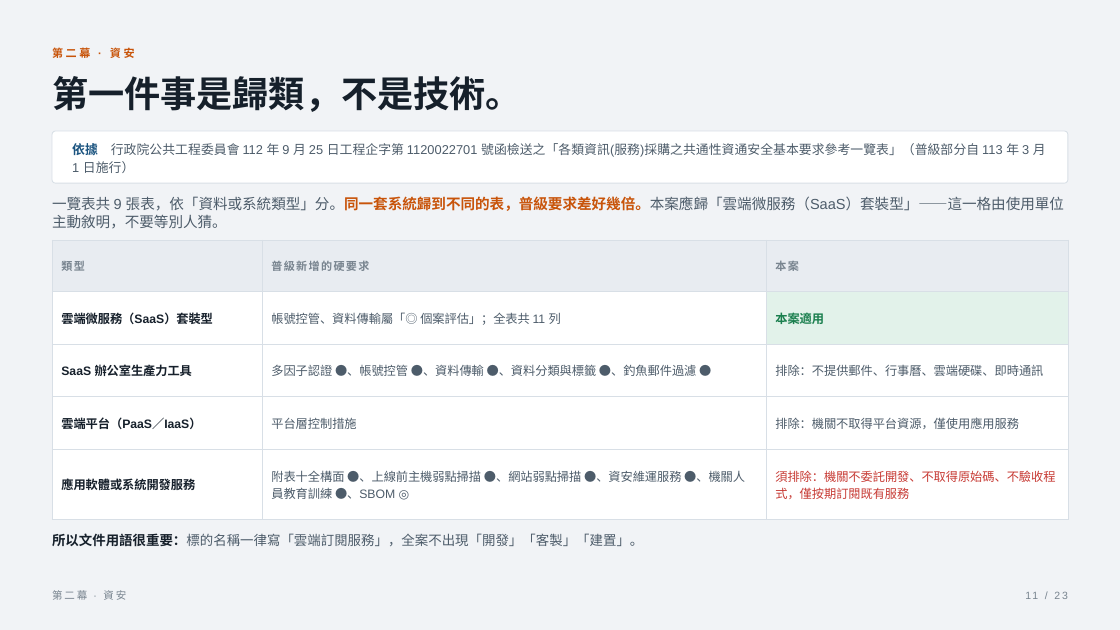
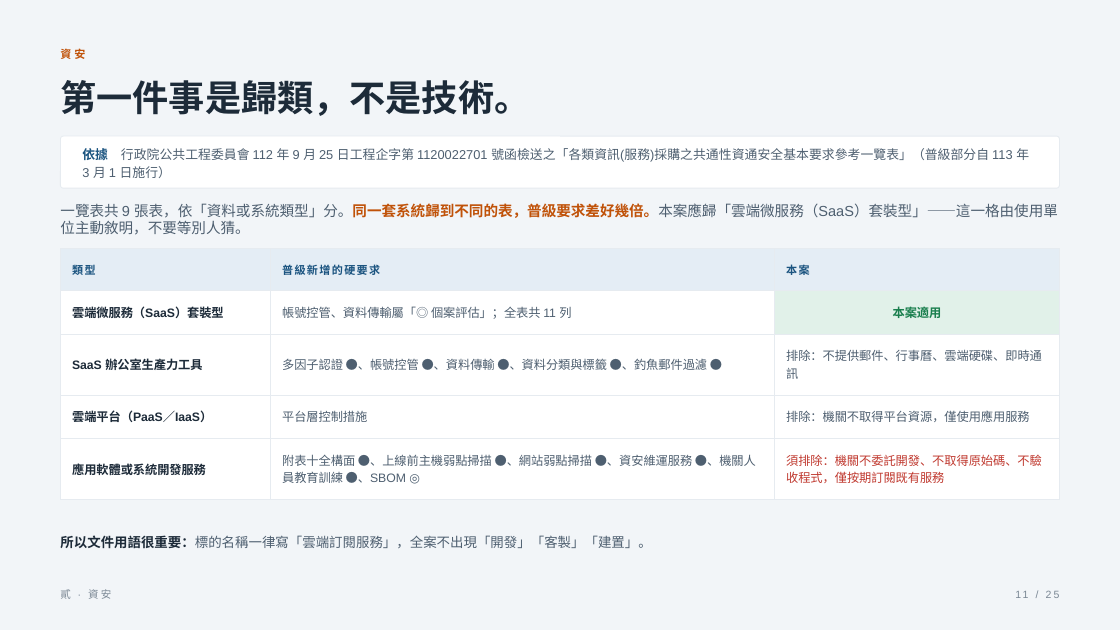
Before and after one commit to ryanxxhuang/PMIS, a slide deck: slide 11 of docs/pitch/組長簡報-產品資安與簽辦-2026-08-12.pptx. Drawn at 1120x630 pixels with LibreOffice and Linux fonts; fonts in the diff are those of the drawing. Boxes give left, top, right and bottom in pixels: in the first picture for what was removed or moved away, otherwise in the second. Text is boxed around its words. In the diff, an @@ line names an element or a change of style, - is before the commit and + after.

```diff
--- a/docs/pitch/組長簡報-產品資安與簽辦-2026-08-12.pptx
+++ b/docs/pitch/組長簡報-產品資安與簽辦-2026-08-12.pptx
@@ background #F1F3F6 to #F2F5F8 @@
@@ text at <box>60,48,85,59</box>: text changed; text colour #C8540A to #C05209 @@
-第二幕 · 資安
+資安
@@ text "第一件事是歸類，不是技術。": place and size @@
-text "第一件事是歸類，不是技術。" at <box>52,76,522,112</box>
+text "第一件事是歸類，不是技術。" at <box>60,80,530,116</box>
@@ text "第一件事是歸類，不是技術。" at <box>60,80,530,116</box>: text colour #16202B to #1D2B39 @@
@@ rounded rectangle: place and size @@
-rounded rectangle at <box>52,131,1068,183</box>
+rounded rectangle at <box>60,136,1060,188</box>
@@ rounded rectangle at <box>60,136,1060,188</box>: outline #D8DFE6 0.75 pt to #E6EBF0 0.75 pt; proportions changed @@
@@ text "依據 行政院公共工程委員會 112 年 9 ...": place and size @@
-text "依據 行政院公共工程委員會 112 年 9 ..." at <box>72,143,1046,173</box>
+text "依據 行政院公共工程委員會 112 年 9 ..." at <box>82,148,1029,178</box>
@@ text "依據 行政院公共工程委員會 112 年 9 ..." at <box>82,148,1029,178</box>: text colour #4D5C6A to #4E5F70 @@
@@ text "一覽表共 9 張表，依「資料或系統類型」分。同一套系統歸到不同的表，普級要求差好幾倍。本案應歸「雲端微服務（SaaS）套 ...": place and size @@
-text "一覽表共 9 張表，依「資料或系統類型」分。同一套系統歸到不同的表，普級要求差好幾倍。本案應歸「雲端微服務（SaaS）套 ..." at <box>52,196,1064,229</box>
+text "一覽表共 9 張表，依「資料或系統類型」分。同一套系統歸到不同的表，普級要求差好幾倍。本案應歸「雲端微服務（SaaS）套 ..." at <box>60,203,1058,235</box>
@@ text "一覽表共 9 張表，依「資料或系統類型」分。同一套系統歸到不同的表，普級要求差好幾倍。本案應歸「雲端微服務（SaaS）套 ..." at <box>60,203,1058,235</box>: text colour #4D5C6A to #4E5F70 in "一覽表共 9 張表，依「資料或系統類型」分。同一套系統歸到不同的表，普級要求差好幾倍。本案應歸「雲端微服務（SaaS）套 ..."; text colour #C8540A to #C05209 in "張表，依「資料或系統類型」分。同一套系統歸到不同的表，普級要求差好幾倍。本案應歸「雲端微服務（SaaS）套裝型」——這一 ..." @@
@@ table at <box>60,249,1060,487</box> @@
@@ fill #E8ECF1 to #E4EDF5 in row 1 @@
@@ fill #E2F2EA to #E1F1E9 in row 2, column 3 @@
@@ text colour #78848F to #1B5480 in "類型", "普級新增的硬要求", "本案" @@
@@ text colour #16202B to #1D2B39 in "雲端微服務（SaaS）套裝型", "SaaS 辦公室生產力工具", "雲端平台（PaaS／IaaS）", "應用軟體或系統開發服務" @@
@@ text colour #4D5C6A to #4E5F70 in "帳號控管、資料傳輸屬「◎ 個案評估」；全表共 11 列", "多因子認證 ●、帳號控管 ●、資料傳輸 ●、資料分類與標籤 ●、釣魚郵件過濾 ●", "排除：不提供郵件、行事曆、雲端硬碟、即時通訊", "平台層控制措施" and 2 more places @@
@@ text colour #C73A34 to #C0392F in "須排除：機關不委託開發、不取得原始碼、不驗收程式，僅按期訂閱既有服務" @@
@@ alignment left to centre @@
@@ borders changed @@
@@ table: place and size @@
-table at <box>52,240,1068,503</box>
+table at <box>60,249,1060,487</box>
@@ text "所以文件用語很重要：標的名稱一律寫「雲端訂閱服務」，全案不出現「開發」「客製」「建置」。": place and size @@
-text "所以文件用語很重要：標的名稱一律寫「雲端訂閱服務」，全案不出現「開發」「客製」「建置」。" at <box>52,533,643,547</box>
+text "所以文件用語很重要：標的名稱一律寫「雲端訂閱服務」，全案不出現「開發」「客製」「建置」。" at <box>60,535,651,549</box>
@@ text "所以文件用語很重要：標的名稱一律寫「雲端訂閱服務」，全案不出現「開發」「客製」「建置」。" at <box>60,535,651,549</box>: text colour #16202B to #1D2B39, text colour #4D5C6A to #4E5F70 in "所以文件用語很重要：標的名稱一律寫「雲端訂閱服務」，全案不出現「開發」「客製」「建置」。" @@
@@ text at <box>60,589,111,599</box>: text changed; text colour #78848F to #7A8794 @@
-第二幕 · 資安
+貳 · 資安
@@ text at <box>1015,591,1028,598</box>: text changed; text colour #78848F to #7A8794 @@
-11 / 23
+11 / 25
```
Also in this commit, not shown: 19 other slides changed, 5 slides added, 3 slides removed, 5 other files.
